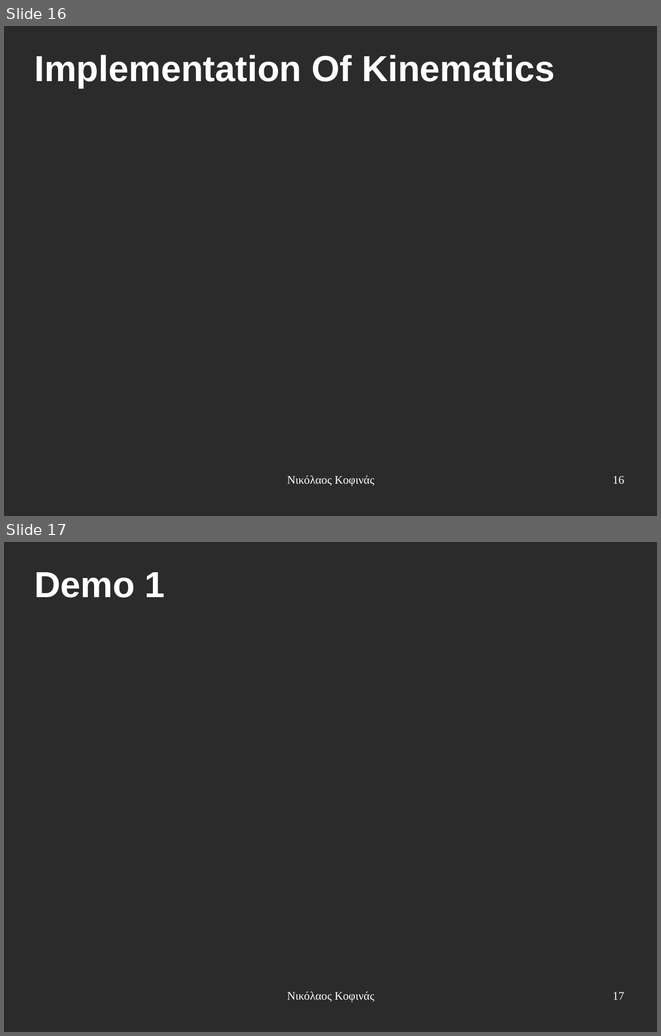
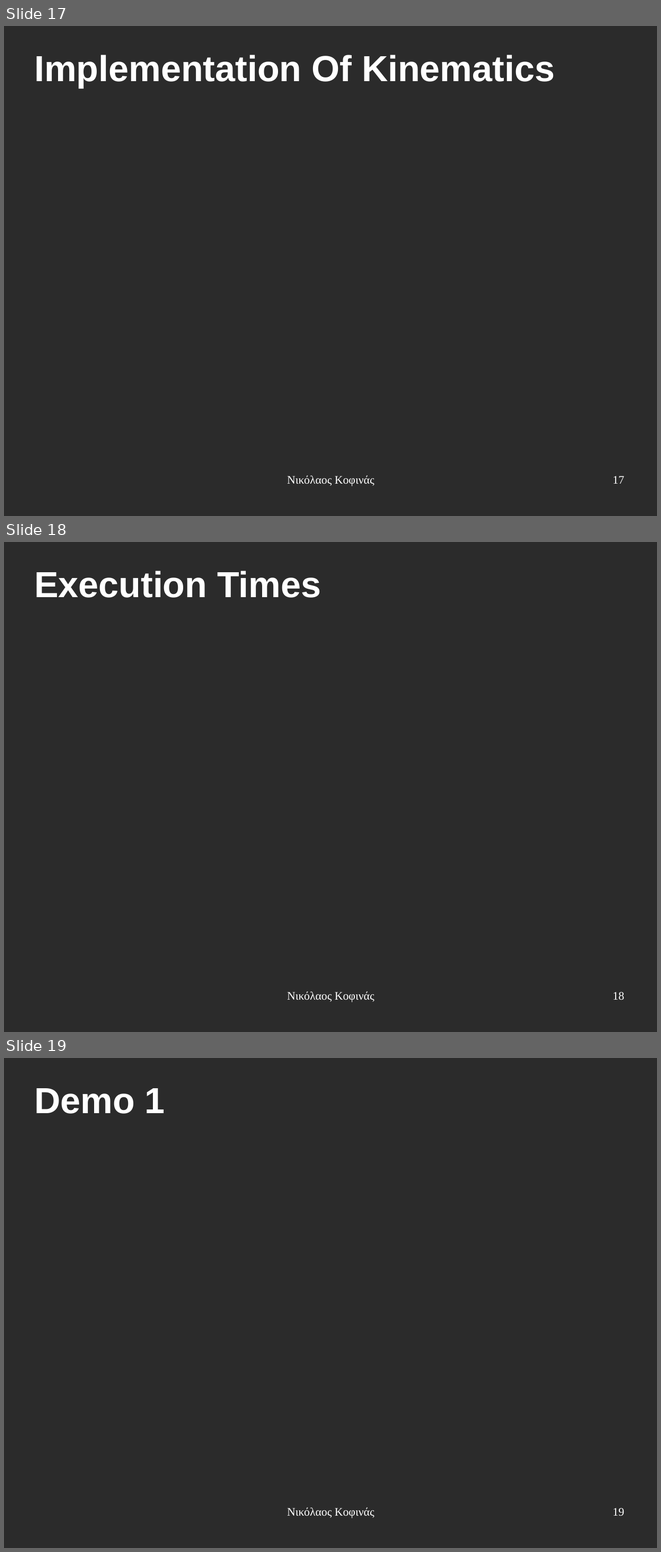
Before and after one commit to eldr4d/MyThesis, a slide deck: presentation.odp. Shown one above the other, each under a label of ours: slides 16 and 17 before the commit, slides 17, 18 and 19 after it. The pictures are 661x1036 and 661x1552 pixels, drawn with LibreOffice and Linux fonts; fonts in the diff are those of the drawing; background and template pictures are left out; a plain dark background stands for a picture behind light text. Boxes give left, top, right and bottom in pixels: in the first picture for what was removed or moved away, otherwise in the second. Text is boxed around its words. In the diff, an @@ line names an element or a change of style, - is before the commit and + after.

```diff
--- a/presentation.odp
+++ b/presentation.odp
@@ slide 18 added at (4, 542, 657, 1032), background picture (left out) @@
@@ title added at (34, 571, 321, 598), 44 pt, text #FFFFFF, bold @@
+Execution Times
@@ text added at (287, 991, 374, 1002), 14 pt, text #FFFFFF @@
+Νικόλαος Κοφινάς
@@ page number added at (612, 991, 624, 1000), 14 pt, text #FFFFFF @@
+18
@@ what was slide 16 is now slide 17 @@
@@ page number at (612, 475, 624, 483): text changed @@
-16
+17
@@ what was slide 17 is now slide 19 @@
@@ page number at (612, 1507, 624, 1516): text changed @@
-17
+19
```
Also in this commit, not shown: 8 slides changed, 3 other slides added.
